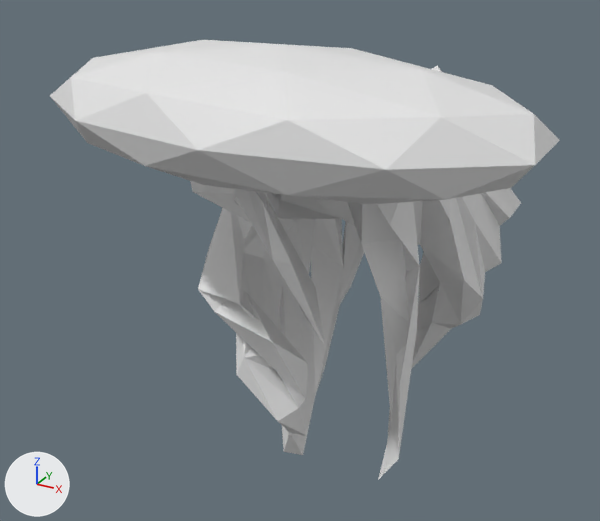
What one commit did to the glTF model maybraid/assets/characters/hair/techno_edge.glb.
Rendered twice from a camera (50 mm lens) standing at (1.48, -3.21, 1.22) and looking at (-0.24, -0.1, -0.34). Every picture has the same lights, and +X, +Y and +Z are marked at lower left. The first picture is the older version. Where no turn or scale is listed for an object, it has been applied to the vertices.

The scene before the commit, as lines of its bpy script (objects in view):
```python
me_icosphere_003 = bpy.data.meshes.new('Icosphere.003')
me_icosphere_003.from_pydata(...)  # an icosphere of 80 faces spanning x -0.95..0.95, y -0.5..0.5, z -0.25..0.25
me_icosphere_027 = bpy.data.meshes.new('Icosphere.027')
me_icosphere_027.from_pydata(...)  # 276 vertices, 585 faces; spans x -0.63..0.64, y -0.83..1.31, z -1.33..0.49
ob_icosphere = bpy.data.objects.new('Icosphere', me_icosphere_003)
ob_icosphere.location = (0.0, -0.685, 0.5)
ob_icosphere_014 = bpy.data.objects.new('Icosphere.014', me_icosphere_027)
ob_icosphere_014.location = (0.0, 0.0, 0.0)
```
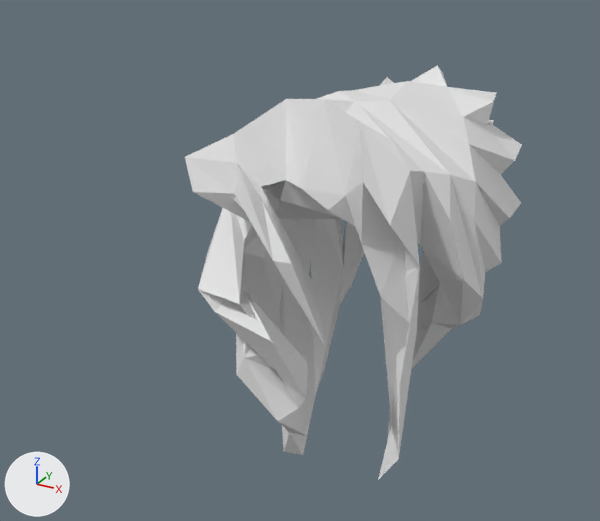
What differs and where, as boxes (x1, y1, x2, y2) in the pictures (600 x 521 px):
'Icosphere', deleted
    before: (50, 40, 560, 204)

The change, as a diff of the scene's bpy script:
```diff
--- a/maybraid/assets/characters/hair/techno_edge.glb.py
+++ b/maybraid/assets/characters/hair/techno_edge.glb.py
@@ ob_icosphere @@
-ob_icosphere = bpy.data.objects.new('Icosphere', me_icosphere_003)
-ob_icosphere.location = (0.0, -0.685, 0.5)
```
